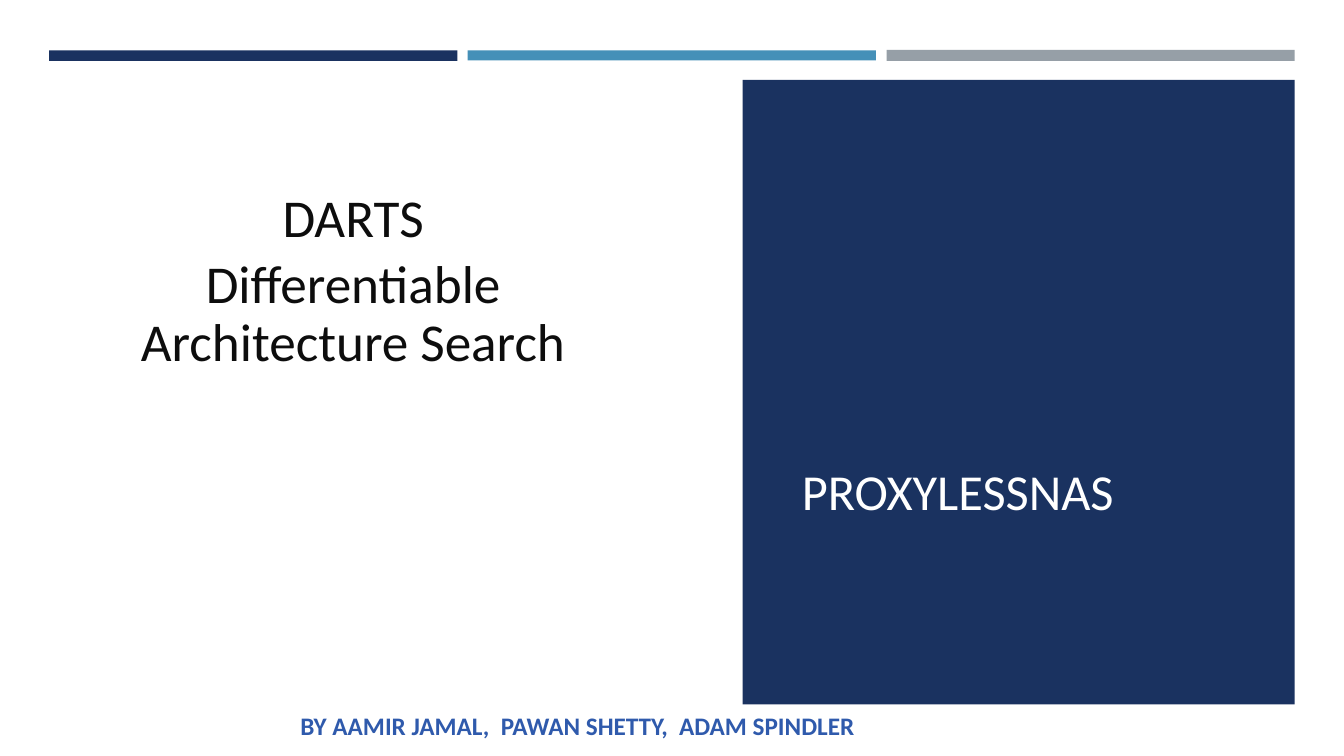
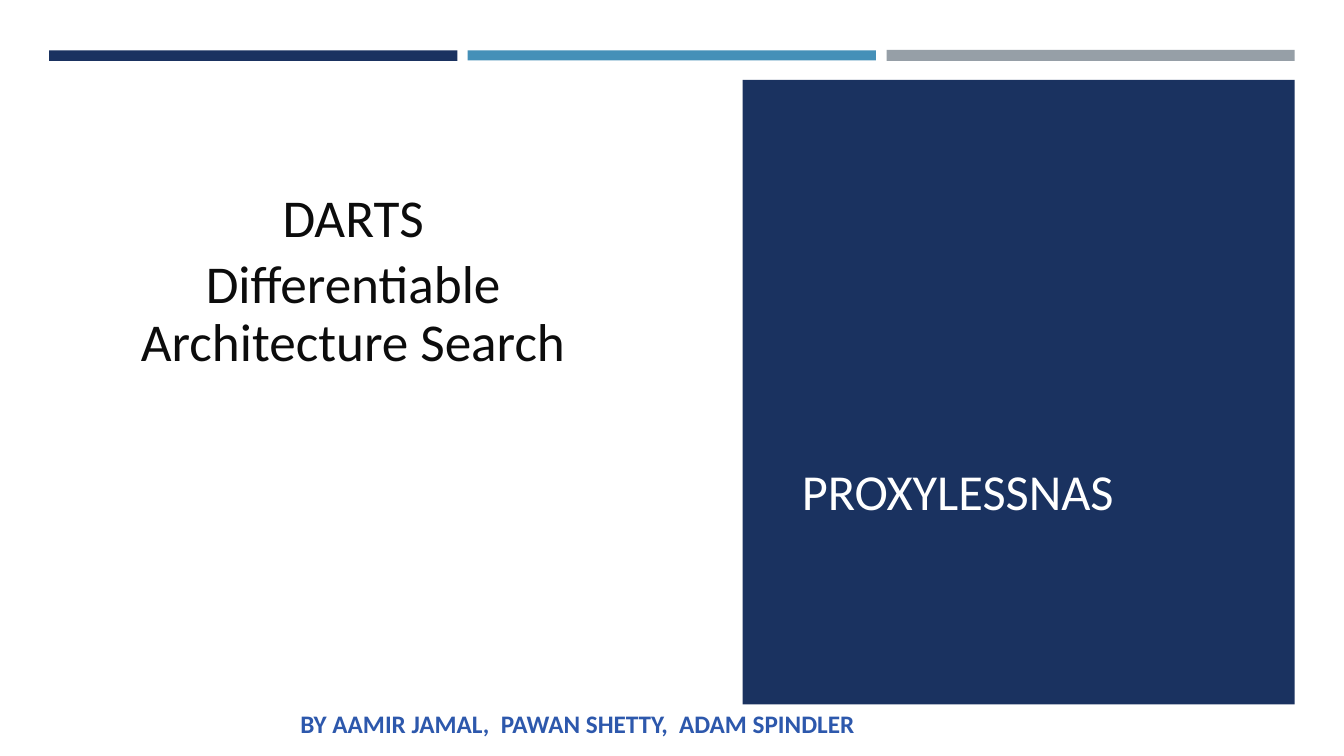
Before and after one commit to Experiment5X/IntelligentSystemsResearchPaper, a slide deck: slide 1 of DARTs and ProxylessNAS Presentation.pptx. Drawn at 1344x756 pixels with LibreOffice and Linux fonts; fonts in the diff are those of the drawing. Boxes give left, top, right and bottom in pixels: in the first picture for what was removed or moved away, otherwise in the second. Text is boxed around its words. In the diff, an @@ line names an element or a change of style, - is before the commit and + after.

```diff
--- a/DARTs and ProxylessNAS Presentation.pptx
+++ b/DARTs and ProxylessNAS Presentation.pptx
@@ text "BY AAMIR JAMAL, PAWAN SHETTY, ..." at <box>300,716,855,736</box>: text colour #2F5AAC to #2D58AC; line spacing 1 to 0.9; less space between paragraphs @@
```
Also in this commit, not shown: 10 other slides changed, 2 slides added, 5 slides removed, 3 other files.
